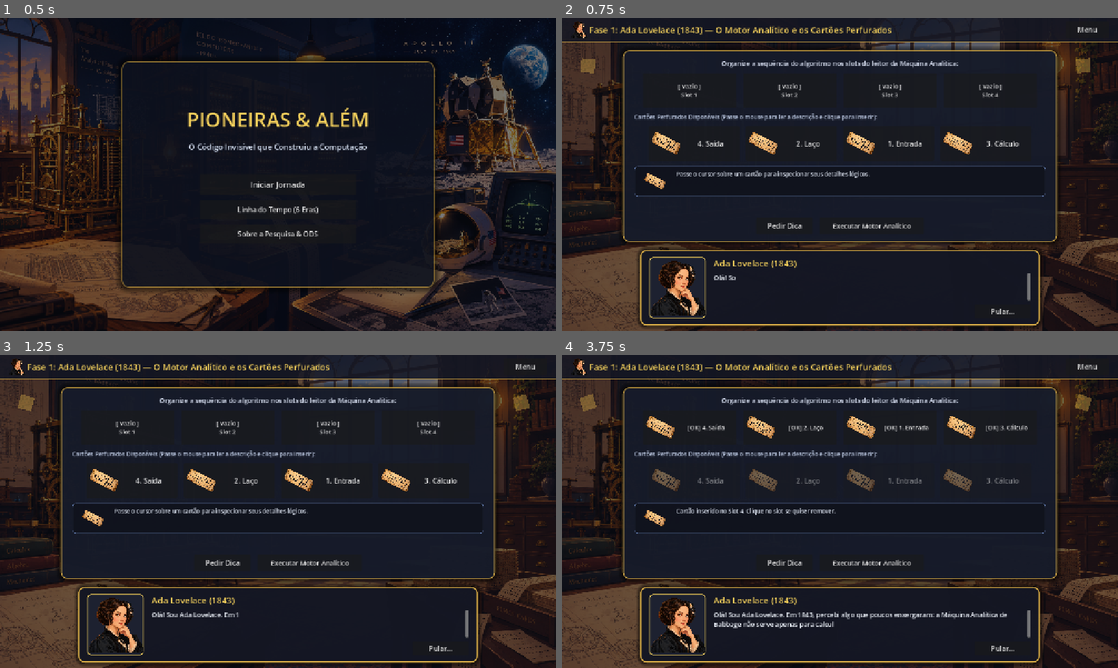
Above: before the commit, frames 1-4 (two rows, left to right).
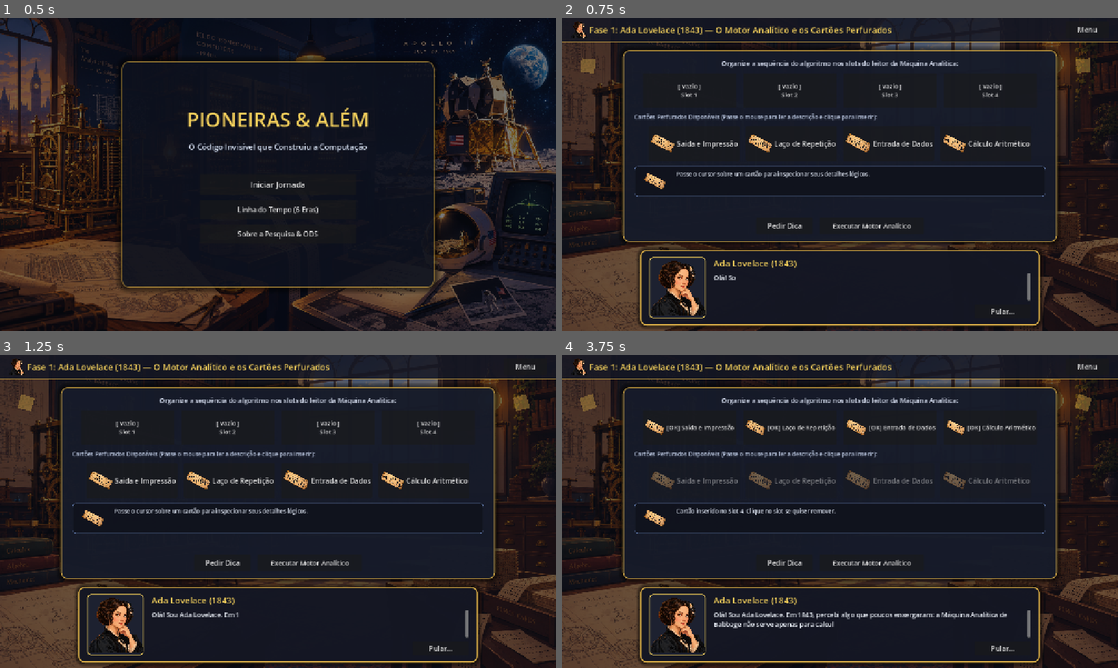
Above: after the commit, the same moments.

Repository: profthiagomendonca/Pioneiras-Alem
Game: Godot game, scene res://src/scenes/main_menu/main_menu.tscn
The game is run twice, just before and just after one commit, with the same random seed, the same clock (stepped at 60 frames per second) and the same inputs.
Inputs (mouse positions are in pixels of both pictures, inside the frame that each line leads up to):
- Up to frame 1 (0.5 s): no input
- Up to frame 2 (0.75 s): click "Iniciar Jornada" at 0.5 s
- Up to frame 3 (1.25 s): no input
- Up to frame 4 (3.75 s): click (695, 480) at 1.25 s, where only the run before the commit has a clickable "4. Saída"; click (789, 480) at 2 s, where only the run before the commit has a clickable "2. Laço"; click (890, 480) at 2.75 s, where only the run before the commit has a clickable "1. Entrada"; click "3. Cálculo" (after the commit: "Cálculo Aritmético") at 3.5 s

Frame 1 is identical in both runs. In frame 2, 1.1% of the frame differs, in the area x 16-85%, y 36-44%; in frame 3, 1.1%; in frame 4, 1.9%, in the area x 15-86%, y 19-44%.

Commit message:
refactor(ada): remover numeracao explicita dos cartoes para desafiar o raciocinio logico do aluno

Diff:
--- a/src/scenes/stages/stage_ada/stage_ada.gd
+++ b/src/scenes/stages/stage_ada/stage_ada.gd
@@ -19,26 +19,26 @@
 var cards_data = [
 	{
 		"id": "input",
-		"title": "1. Entrada",
-		"desc": "[b]Cartão de Operação 01:[/b] Inicializar variáveis [i]n = 4[/i] e zerar acumuladores na memória.",
+		"title": "Entrada de Dados",
+		"desc": "[b]Cartão de Operação:[/b] Inicializar variáveis [i]n = 4[/i] e zerar acumuladores na memória mecânica.",
 		"correct_pos": 0
 	},
 	{
 		"id": "loop",
-		"title": "2. Laço",
-		"desc": "[b]Cartão de Controle 02:[/b] Laço condicional: Enquanto [i]k <= n[/i], avançar colunas do tear.",
+		"title": "Laço de Repetição",
+		"desc": "[b]Cartão de Controle:[/b] Estrutura condicional iterativa: enquanto [i]k <= n[/i], avançar colunas do tear.",
 		"correct_pos": 1
 	},
 	{
 		"id": "calc",
-		"title": "3. Cálculo",
-		"desc": "[b]Cartão de Variável 03:[/b] Multiplicar coeficientes binomiais e subtrair termos fracionários.",
+		"title": "Cálculo Aritmético",
+		"desc": "[b]Cartão de Variável:[/b] Multiplicar coeficientes binomiais e processar termos fracionários intermediários.",
 		"correct_pos": 2
 	},
 	{
 		"id": "output",
-		"title": "4. Saída",
-		"desc": "[b]Cartão de Saída 04:[/b] Perfurar e imprimir o Número de Bernoulli correspondente.",
+		"title": "Saída e Impressão",
+		"desc": "[b]Cartão de Saída:[/b] Perfurar e imprimir na folha o Número de Bernoulli correspondente.",
 		"correct_pos": 3
 	}
 ]
Not shown, changed: web_build/index.html
Not shown, changed: web_build/index.pck
